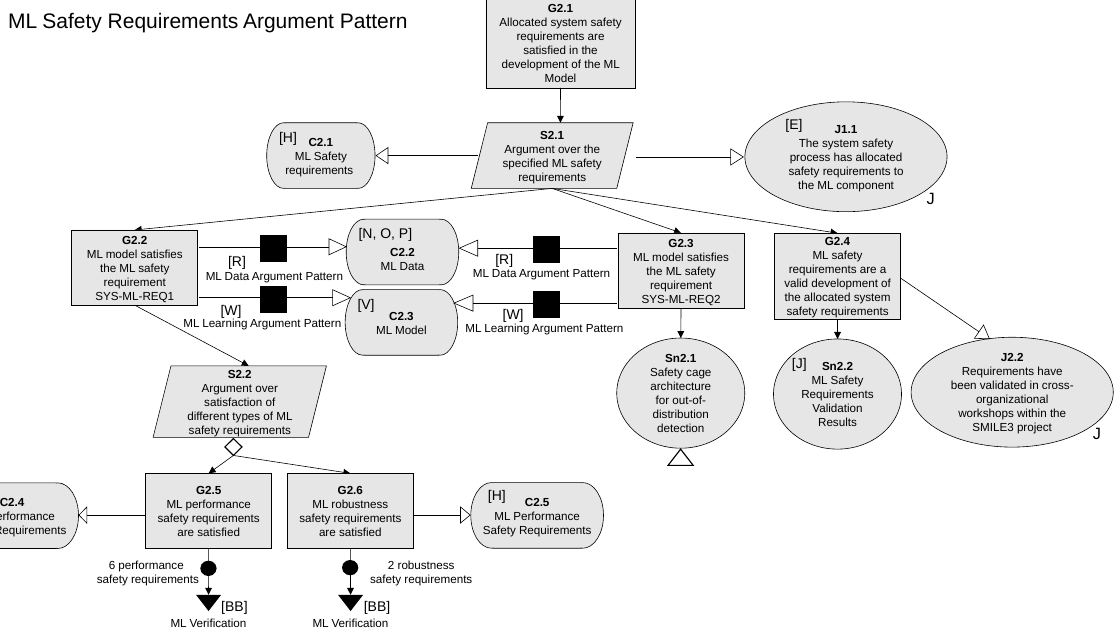
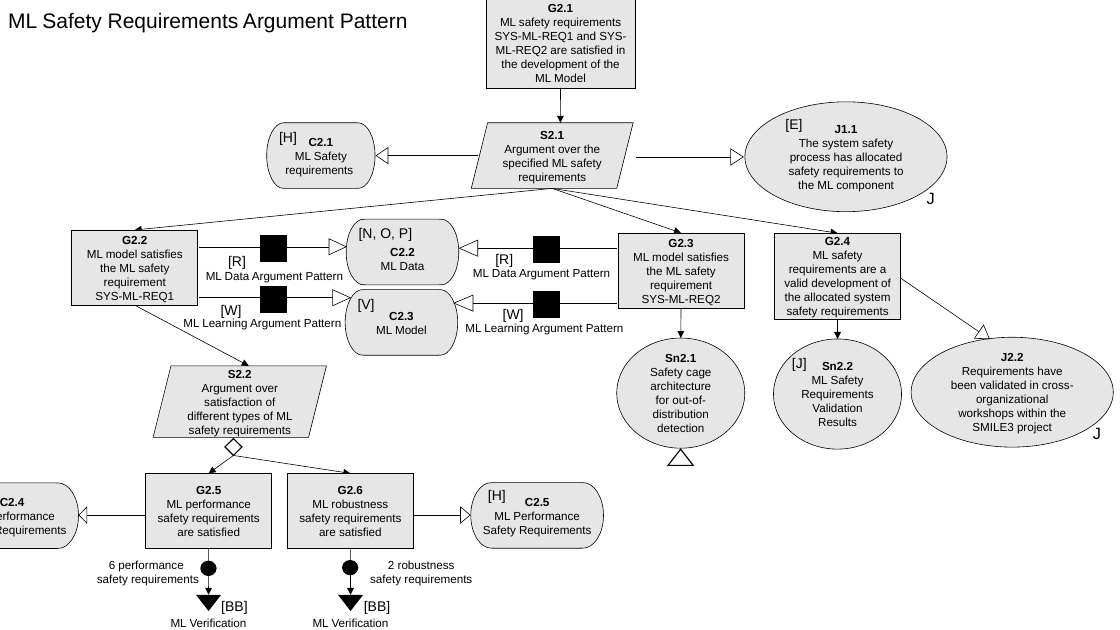
Before and after one commit to RI-SE/smirk, a slide deck: slide 4 of docs/figures/figures.pptx. Drawn at 1120x630 pixels with LibreOffice and Linux fonts; fonts in the diff are those of the drawing. Boxes give left, top, right and bottom in pixels: in the first picture for what was removed or moved away, otherwise in the second. Text is boxed around its words. In the diff, an @@ line names an element or a change of style, - is before the commit and + after.

```diff
--- a/docs/figures/figures.pptx
+++ b/docs/figures/figures.pptx
@@ text "ML Safety Requirements Argument Pattern" rewrapped from (x1=285, y1=151, x2=353, y2=177) to (x1=8, y1=12, x2=408, y2=33) @@
@@ text in rectangle at (x1=495, y1=31, x2=626, y2=82): text changed @@
-Allocated system safety requirements are satisfied in the development of the ML Model
+ML safety requirements SYS-ML-REQ1 and SYS-ML-REQ2 are satisfied in the development of the ML Model
```
Also in this commit, not shown: 4 other slides changed, 5 other files.
